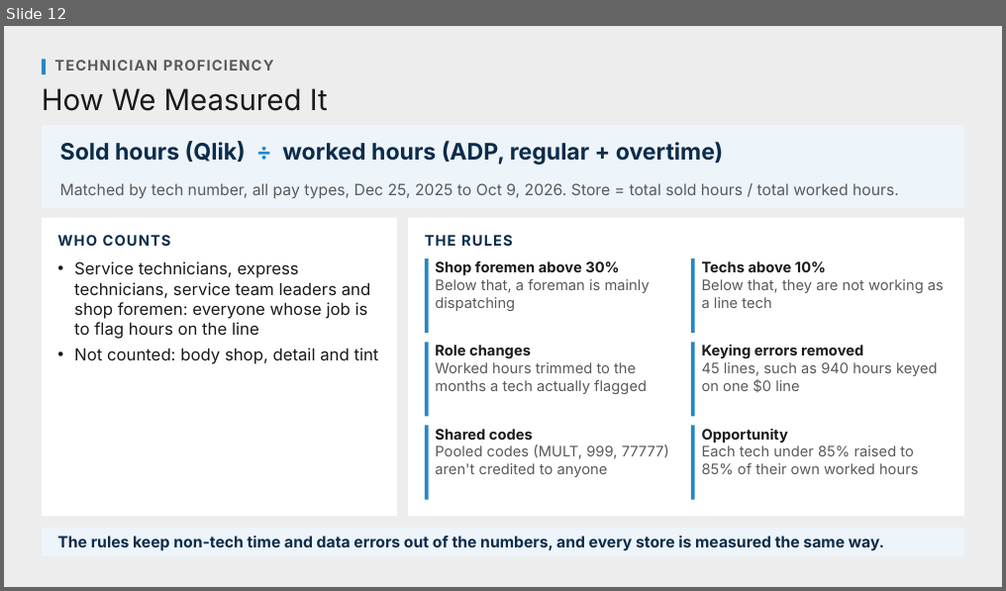
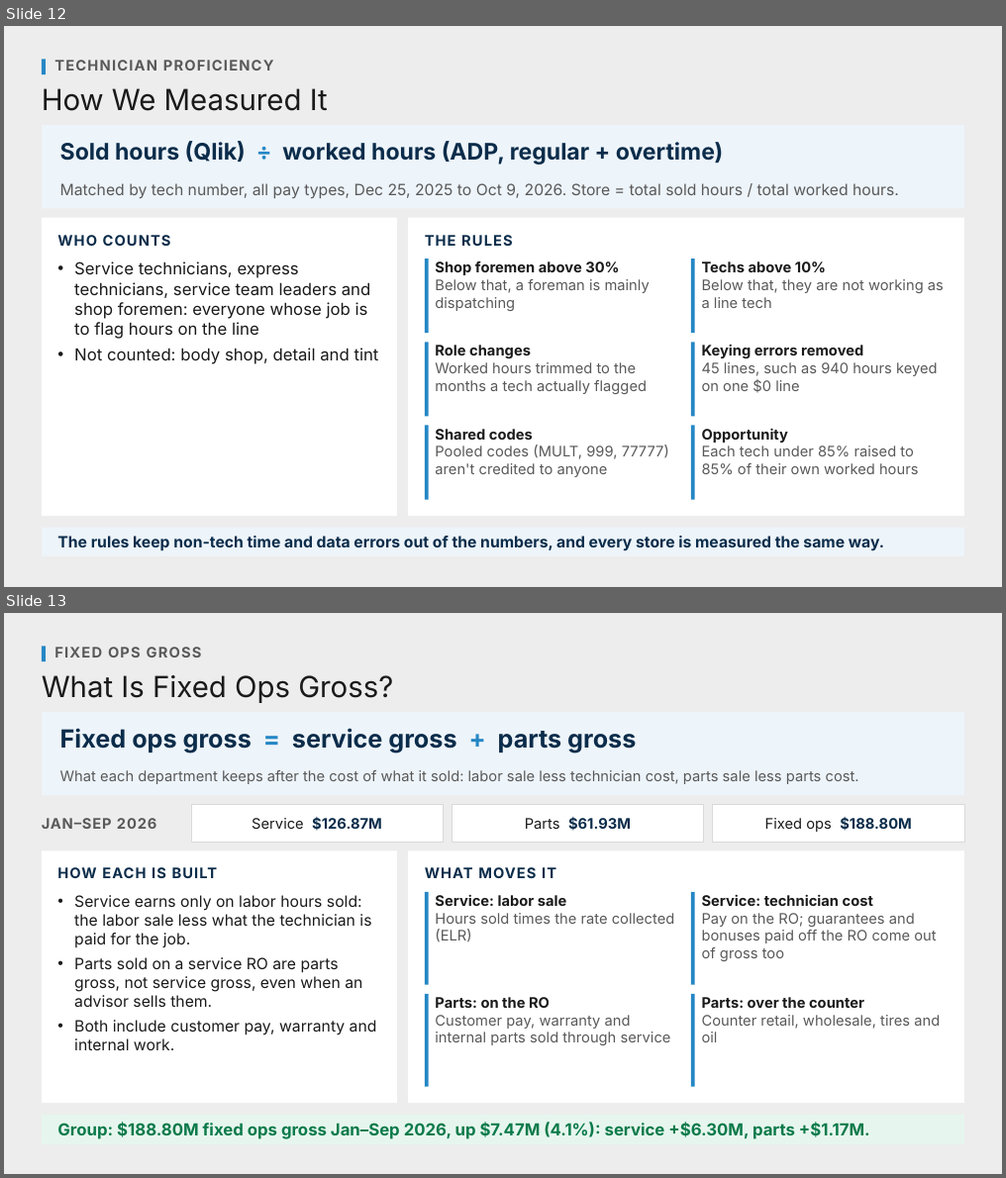
Before and after one commit to Ndresner/Noah, a slide deck: day2-deck/decks/Metric Explainers - Review.pptx. Shown one above the other, each under a label of ours: slide 12 before the commit, slides 12 and 13 after it. The pictures are 1006x591 and 1006x1178 pixels, drawn with LibreOffice and Linux fonts; fonts in the diff are those of the drawing. Boxes give left, top, right and bottom in pixels: in the first picture for what was removed or moved away, otherwise in the second. Text is boxed around its words. In the diff, an @@ line names an element or a change of style, - is before the commit and + after.

```diff
--- a/day2-deck/decks/Metric Explainers - Review.pptx
+++ b/day2-deck/decks/Metric Explainers - Review.pptx
@@ slide 13 added at (4, 613, 1002, 1174), background #EDEDED @@
@@ rectangle added at (42, 646, 46, 662), fill #2587C5 @@
@@ text added at (54, 647, 202, 658), 14 pt, text #595959, bold @@
+FIXED OPS GROSS
@@ text added at (42, 675, 393, 703), 28 pt, text #1A1A1A @@
+What Is Fixed Ops Gross?
@@ rectangle added at (42, 712, 964, 796), fill #EDF4FA @@
@@ text added at (60, 728, 636, 753), 24 pt, text #0B2C4A, bold @@
+Fixed ops gross = service gross + parts gross
@@ text added at (60, 770, 859, 784), 14 pt, text #595959 @@
+What each department keeps after the cost of what it sold: labor sale less technician cost, parts sale less parts cost.
@@ text added at (42, 818, 157, 829), 14 pt, text #595959, bold @@
+JAN–SEP 2026
@@ rectangle added at (191, 805, 443, 842), fill #FFFFFF, outline #D9D9D9 0.75 pt @@
@@ text added at (252, 817, 382, 831), 14 pt, text #0B2C4A, bold @@
+Service $126.87M
@@ rectangle added at (451, 805, 703, 842), fill #FFFFFF, outline #D9D9D9 0.75 pt @@
@@ text added at (525, 817, 631, 831), 14 pt, text #0B2C4A, bold @@
+Parts $61.93M
@@ rectangle added at (713, 805, 964, 842), fill #FFFFFF, outline #D9D9D9 0.75 pt @@
@@ text added at (765, 817, 912, 832), 14 pt, text #1A1A1A @@
+Fixed ops $188.80M
@@ rectangle added at (42, 851, 397, 1103), fill #FFFFFF @@
@@ text added at (57, 867, 218, 878), 14 pt, text #0B2C4A, bold @@
+HOW EACH IS BUILT
@@ rectangle added at (408, 851, 964, 1103), fill #FFFFFF @@
@@ text added at (425, 867, 556, 878), 14 pt, text #0B2C4A, bold @@
+WHAT MOVES IT
@@ text added at (74, 895, 377, 1051), 15 pt, text #1A1A1A @@
+• Service earns only on labor hours sold: the labor sale less what the technician is paid for the job.
+• Parts sold on a service RO are parts gross, not service gross, even when an advisor sells them.
+• Both include customer pay, warranty and internal work.
@@ rectangle added at (425, 892, 429, 985), fill #2587C5 @@
@@ text added at (435, 895, 675, 943), 14 pt, text #595959 @@
+Service: labor sale
+Hours sold times the rate collected (ELR)
@@ rectangle added at (691, 892, 695, 985), fill #2587C5 @@
@@ text added at (702, 895, 936, 961), 14 pt, text #595959 @@
+Service: technician cost
+Pay on the RO; guarantees and bonuses paid off the RO come out of gross too
@@ rectangle added at (425, 994, 429, 1087), fill #2587C5 @@
@@ text added at (435, 997, 671, 1046), 14 pt, text #595959 @@
+Parts: on the RO
+Customer pay, warranty and internal parts sold through service
@@ rectangle added at (691, 994, 695, 1087), fill #2587C5 @@
@@ text added at (702, 997, 940, 1043), 14 pt, text #595959 @@
+Parts: over the counter
+Counter retail, wholesale, tires and oil
@@ rectangle added at (42, 1115, 964, 1146), fill #E6F6EE @@
@@ text added at (57, 1122, 870, 1140), 16 pt, text #0B7A4A, bold @@
+Group: $188.80M fixed ops gross Jan–Sep 2026, up $7.47M (4.1%): service +$6.30M, parts +$1.17M.
```
Also in this commit, not shown: 3 other files.
